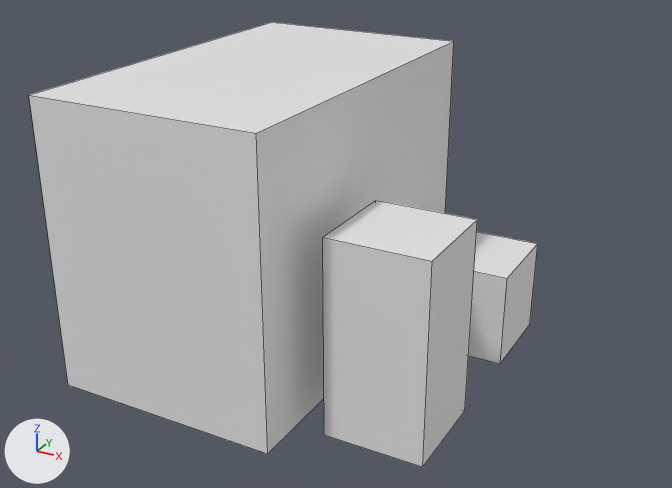
What one commit did to the Blender file Assets/Models/BasicObjects.blend.
Before and after are seen from a camera (50 mm lens) standing at (3.08, -7.78, 5.11) and looking at (-1.64, 0.81, 0.81). The axes (+X, +Y, +Z) are drawn at lower left. The lights are the same throughout. Mesh edges are drawn as thin lines.

The older version as bpy lines, for what is in view:
```python
me_cube_001 = bpy.data.meshes.new('Cube.001')
me_cube_001.from_pydata(...)  # a box spanning x -0.5..0.5, y -0.5..0.5, z -0.5..0.5
me_cube_002 = bpy.data.meshes.new('Cube.002')
me_cube_002.from_pydata(...)  # a box spanning x -1.0..1.0, y -1.0..1.0, z -1.0..1.0
me_cube_003 = bpy.data.meshes.new('Cube.003')
me_cube_003.from_pydata(...)  # a box spanning x -1.0..1.0, y -1.0..1.0, z -1.0..1.0
ob_car = bpy.data.objects.new('Car', me_cube_003)
ob_car.location = (-2.0, 0.0, 1.5)
ob_car.scale = (1.2, 2.0, 1.5)
ob_frog = bpy.data.objects.new('Frog', me_cube_001)
ob_frog.location = (0.0, 1.0, 0.5)
ob_human = bpy.data.objects.new('Human', me_cube_002)
ob_human.location = (0.0, -1.0, 1.0)
ob_human.scale = (0.5, 0.5, 1.0)
```
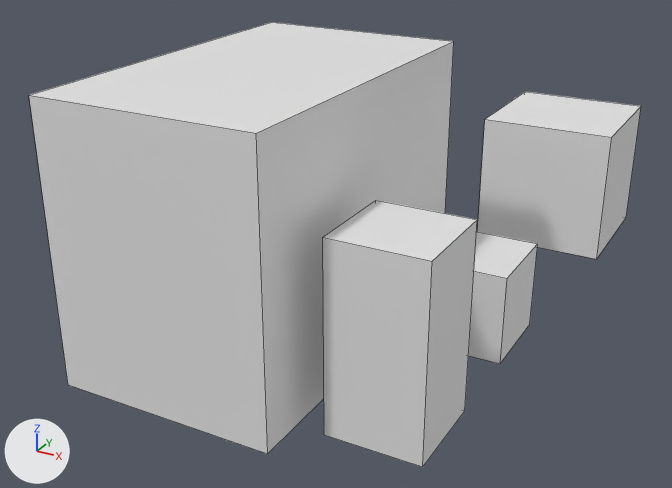
What the commit changed:
Object 'Log' (ob_log) is new; it shows a copy of the mesh of ob_car.
Its location is (0.0, 4.0, 1.0).
Its scale is (0.8, 0.8, 0.8).

Changed parts and their boxes (x1, y1, x2, y2) in the pictures (672 x 488 px):
'Log', added
    after: (477, 92, 641, 259)
